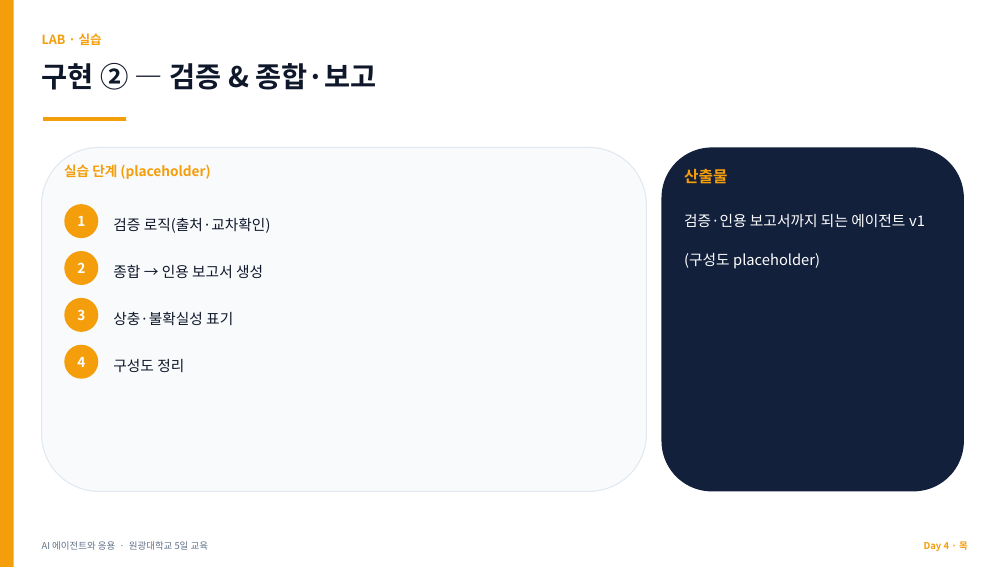
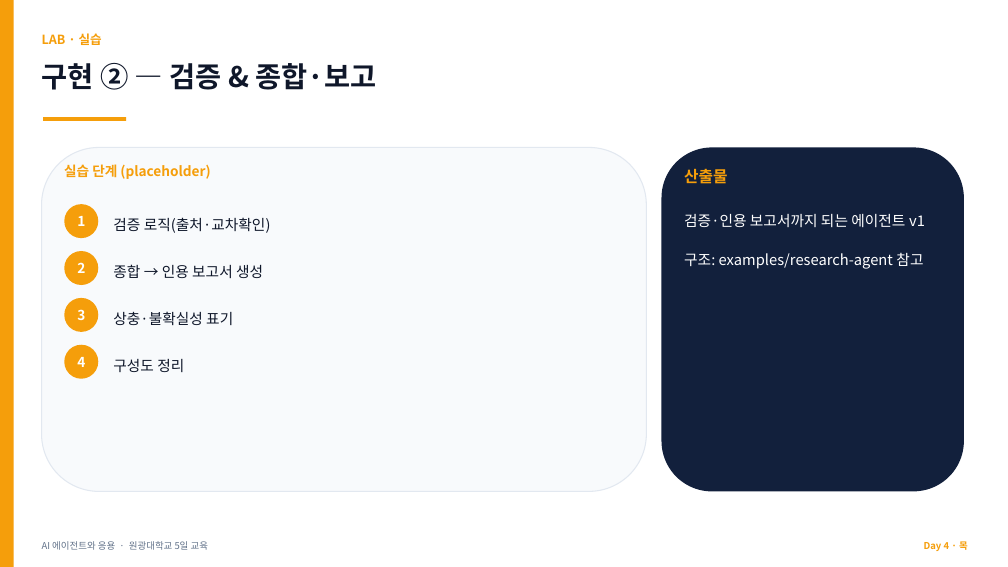
Before and after one commit to jyshin-22/wku-ai-agent-program, a slide deck: slide 11 of slides/day4.pptx. Drawn at 1008x567 pixels with LibreOffice and Linux fonts; fonts in the diff are those of the drawing. Boxes give left, top, right and bottom in pixels: in the first picture for what was removed or moved away, otherwise in the second. Text is boxed around its words. In the diff, an @@ line names an element or a change of style, - is before the commit and + after.

```diff
--- a/slides/day4.pptx
+++ b/slides/day4.pptx
@@ text at <box>684,214,925,269</box>: text changed @@
-검증·인용 보고서까지 되는 에이전트 v1
-(구성도 placeholder)
+검증·인용 보고서까지 되는 에이전트 v1
+구조: examples/research-agent 참고
```
Also in this commit, not shown: 3 other slides changed, 11 other files.
